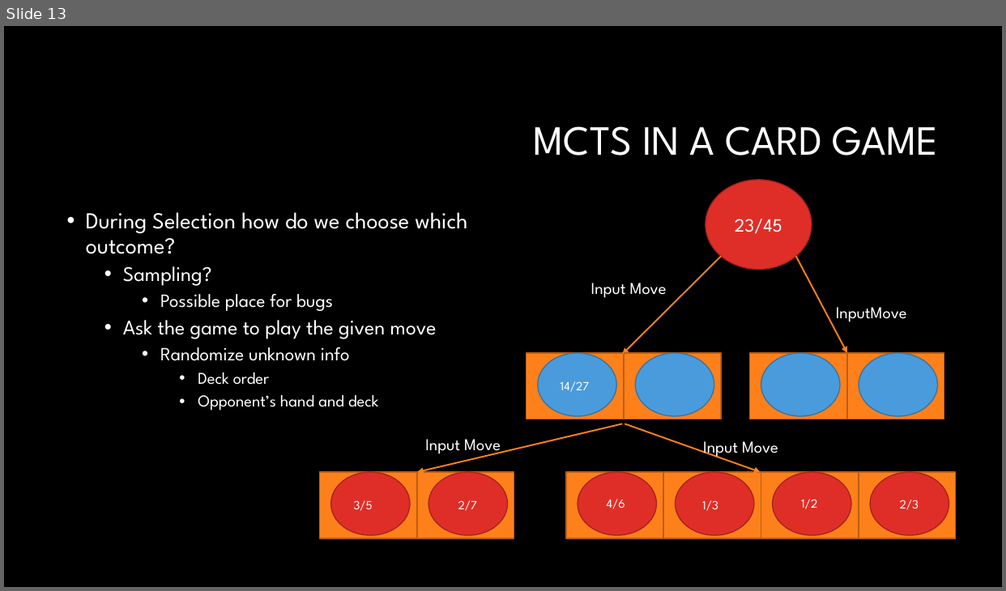
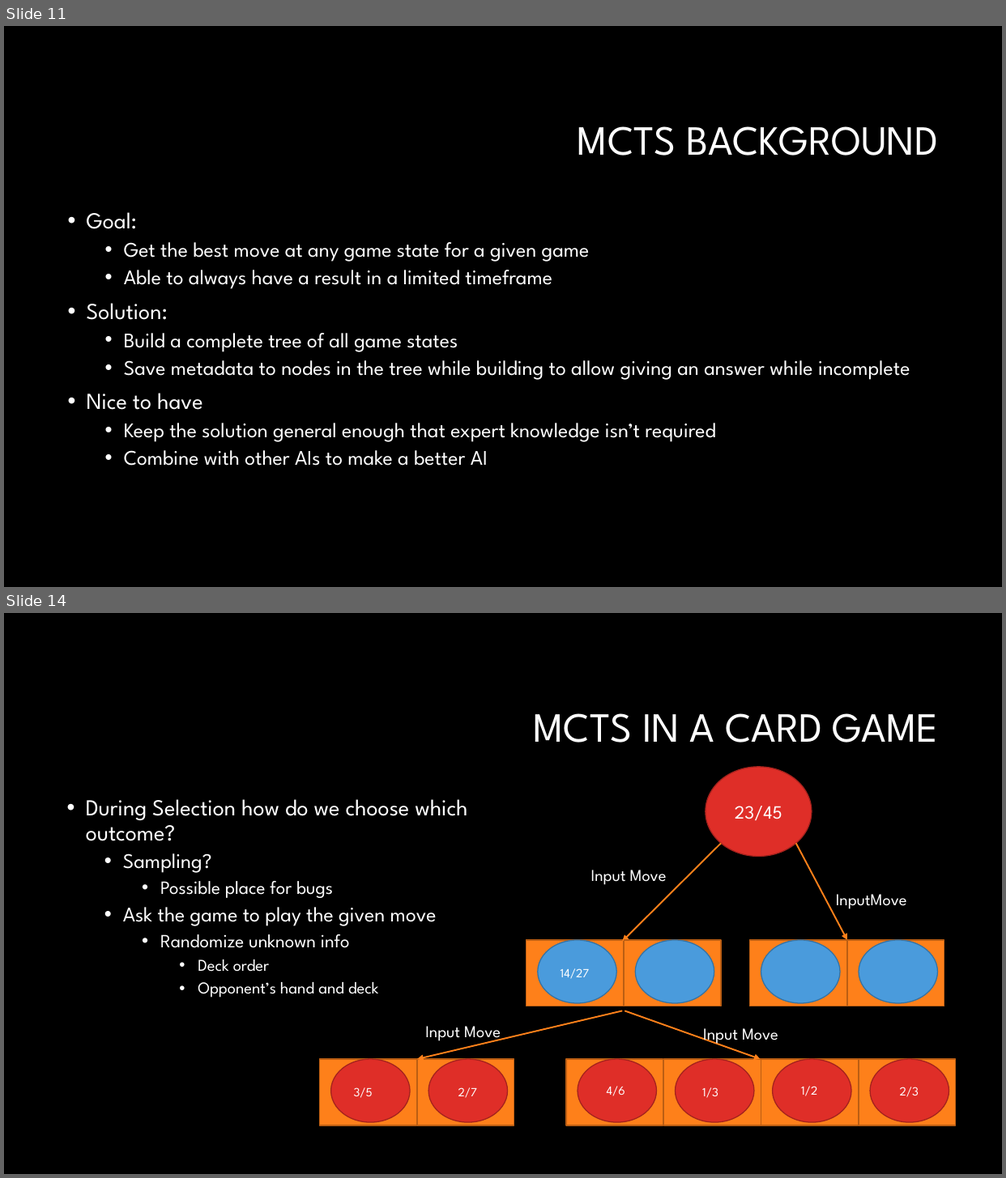
Before and after one commit to JSarasua/Guildhall, a slide deck: Thesis/ThesisDefense_v0.5.pptx. Shown one above the other, each under a label of ours: slide 13 before the commit, slides 11 and 14 after it; the slides between them are not shown. The pictures are 1006x591 and 1006x1178 pixels, drawn with LibreOffice and Linux fonts; fonts in the diff are those of the drawing; background and template pictures are left out. Boxes give left, top, right and bottom in pixels: in the first picture for what was removed or moved away, otherwise in the second. Text is boxed around its words. In the diff, an @@ line names an element or a change of style, - is before the commit and + after.

```diff
--- a/Thesis/ThesisDefense_v0.5.pptx
+++ b/Thesis/ThesisDefense_v0.5.pptx
@@ slide 11 added at <box>4,26,1002,587</box>, background #000000 @@
@@ title added at <box>577,126,938,156</box>, 40 pt, text #FFFFFF @@
+MCTS BACKGROUND
@@ text added at <box>87,212,910,466</box>, 20 pt, text #FFFFFF @@
+• Goal:
+  • Get the best move at any game state for a given game
+  • Able to always have a result in a limited timeframe
+• Solution:
+  • Build a complete tree of all game states
+  • Save metadata to nodes in the tree while building to allow giving an answer while incomplete
+• Nice to have
+  • Keep the solution general enough that expert knowledge isn’t required
+  • Combine with other AIs to make a better AI
@@ what was slide 13 is now slide 14 @@
```
Also in this commit, not shown: 2 slides changed.
